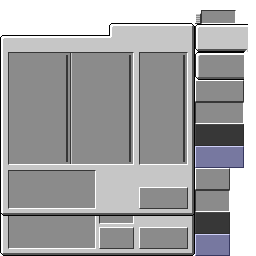
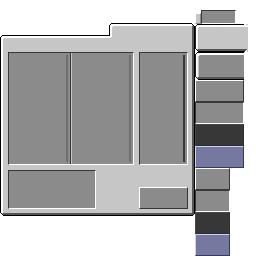
The second 256 x 256 image is a revision of the first. Changes to its layers:
painted on "Base copy" over (66, 14, 201, 162)
hid "Base" over (0, 14, 248, 256)
